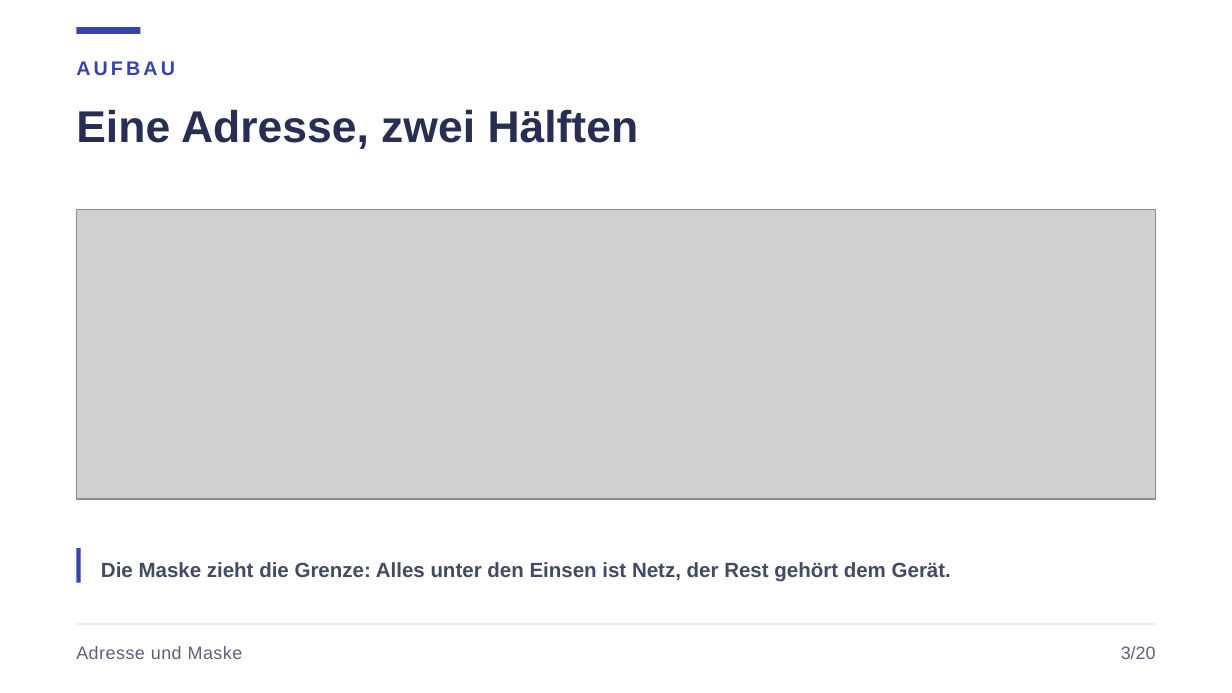
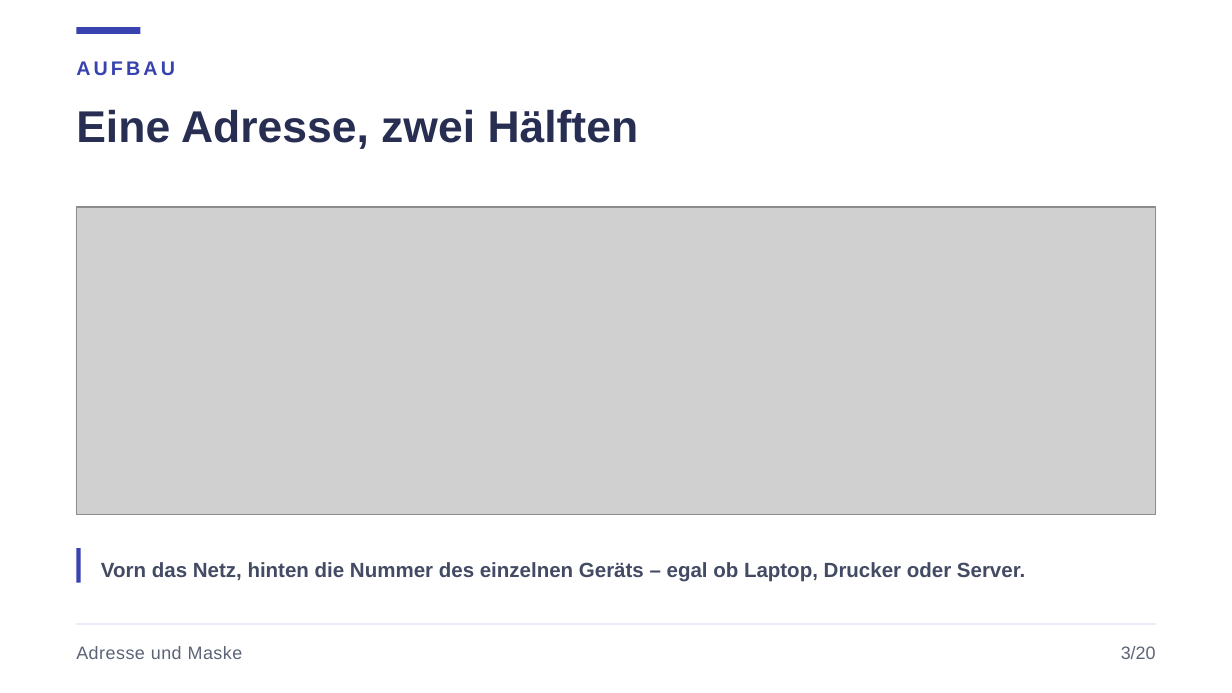
Before and after one commit to JacobMenge/kurs-unterlagen, a slide deck: slide 5 of folien/02-adressierung-subnetting-parallelkurs.pptx. Drawn at 1232x693 pixels with LibreOffice and Linux fonts; fonts in the diff are those of the drawing; grey boxes stand for pictures. Boxes give left, top, right and bottom in pixels: in the first picture for what was removed or moved away, otherwise in the second. Text is boxed around its words. In the diff, an @@ line names an element or a change of style, - is before the commit and + after.

```diff
--- a/folien/02-adressierung-subnetting-parallelkurs.pptx
+++ b/folien/02-adressierung-subnetting-parallelkurs.pptx
@@ picture resized from (x1=76, y1=209, x2=1156, y2=499) to (x1=76, y1=207, x2=1156, y2=515) @@
@@ text at (x1=101, y1=562, x2=1025, y2=582): text changed @@
-Die Maske zieht die Grenze: Alles unter den Einsen ist Netz, der Rest gehört dem Gerät.
+Vorn das Netz, hinten die Nummer des einzelnen Geräts – egal ob Laptop, Drucker oder Server.
```
Also in this commit, not shown: 1 other slide changed, 1 other file.
